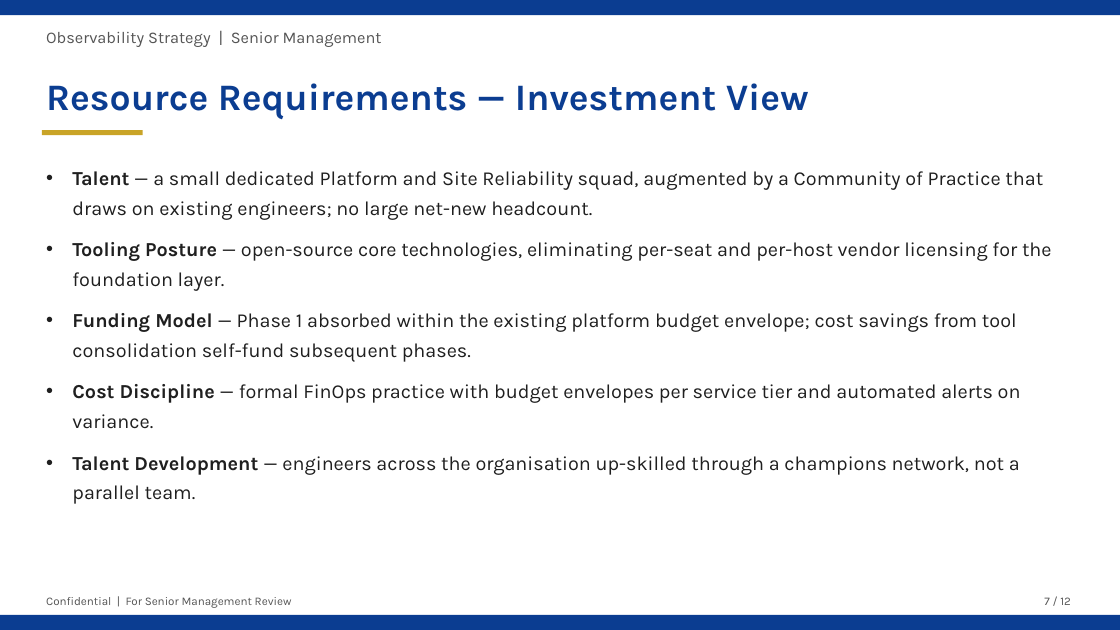
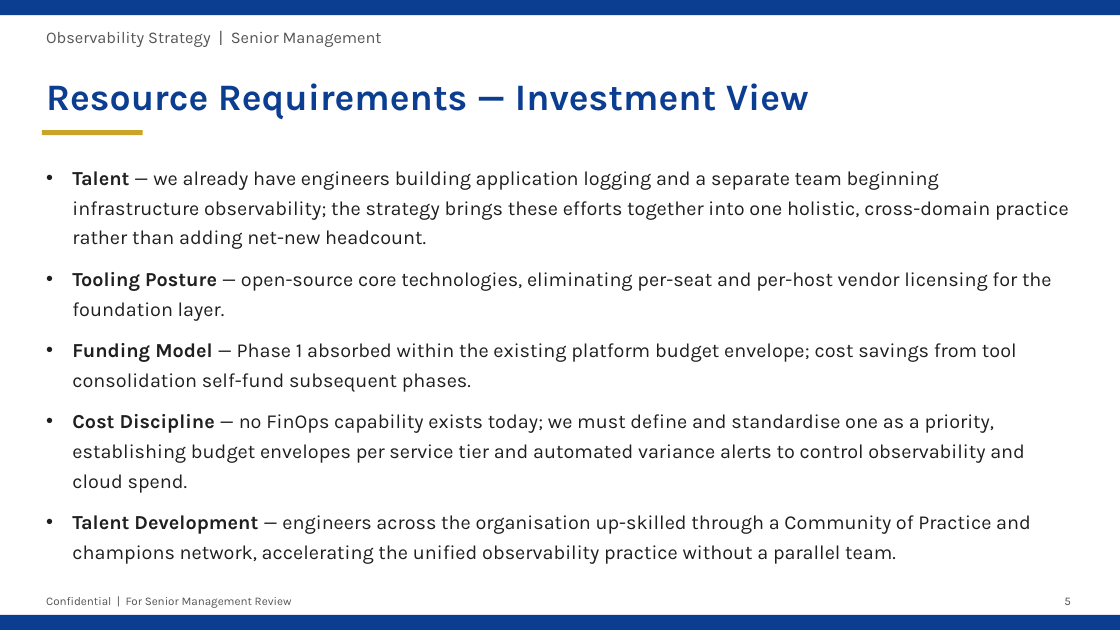
Before and after one commit to anurag-thakur-xceedance/Observability, a slide deck: slide 5 of Presentation/Observability_Strategy_Presentation-v0.2.pptx. Drawn at 1120x630 pixels with LibreOffice and Linux fonts; fonts in the diff are those of the drawing. Boxes give left, top, right and bottom in pixels: in the first picture for what was removed or moved away, otherwise in the second. Text is boxed around its words. In the diff, an @@ line names an element or a change of style, - is before the commit and + after.

```diff
--- a/Presentation/Observability_Strategy_Presentation-v0.2.pptx
+++ b/Presentation/Observability_Strategy_Presentation-v0.2.pptx
@@ text at [72,171,1069,249]: text changed @@
-• Talent — a small dedicated Platform and Site Reliability squad, augmented by a Community of Practice that draws on existing engineers; no large net-new headcount.
+• Talent — we already have engineers building application logging and a separate team beginning infrastructure observability; the strategy brings these efforts together into one holistic, cross-domain practice rather than adding net-new headcount.
@@ text at [72,414,1031,564]: text changed @@
-• Cost Discipline — formal FinOps practice with budget envelopes per service tier and automated alerts on variance.
-• Talent Development — engineers across the organisation up-skilled through a champions network, not a parallel team.
+• Cost Discipline — no FinOps capability exists today; we must define and standardise one as a priority, establishing budget envelopes per service tier and automated variance alerts to control observability and cloud spend.
+• Talent Development — engineers across the organisation up-skilled through a Community of Practice and champions network, accelerating the unified observability practice without a parallel team.
@@ page number at [1064,597,1071,605]: text changed @@
-7 / 12
+5
```
Also in this commit, not shown: 2 other slides changed, 1 other file.
